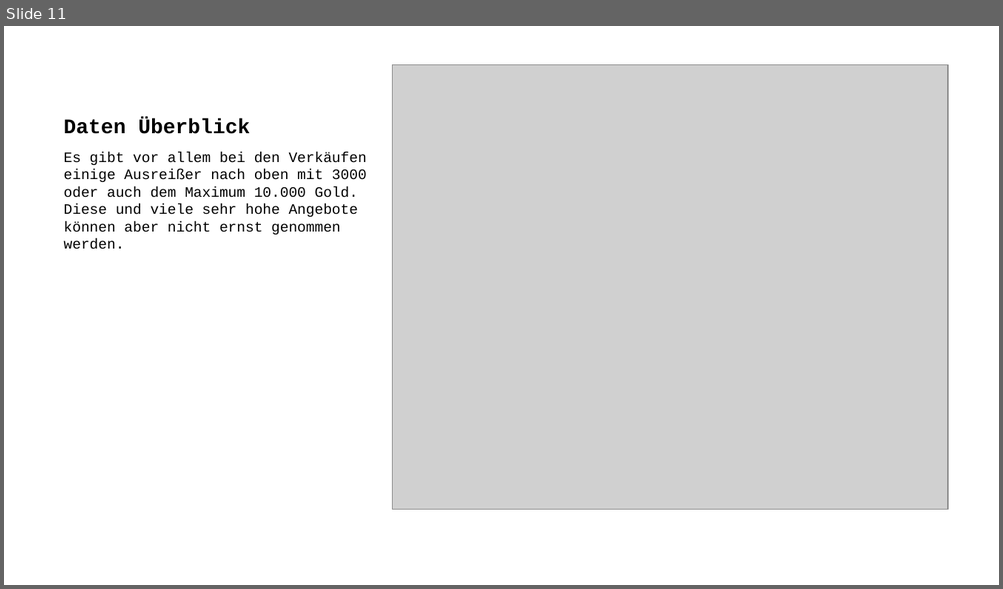
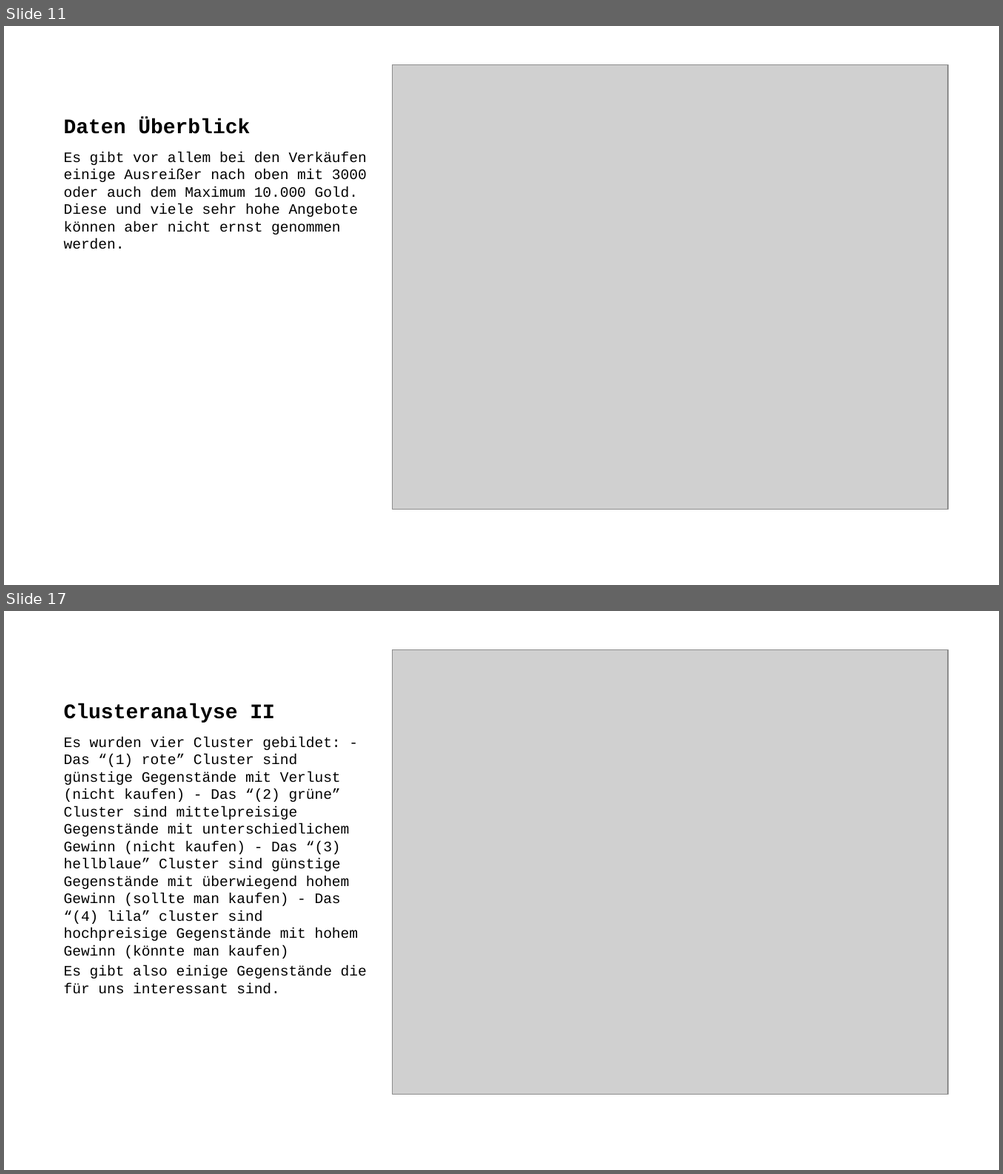
Before and after one commit to lz039/Gw2Trading, a slide deck: reports/presentation.pptx. Shown one above the other, each under a label of ours: slide 11 before the commit, slides 11 and 17 after it; the slides between them are not shown. The pictures are 1003x589 and 1003x1174 pixels, drawn with LibreOffice and Linux fonts; fonts in the diff are those of the drawing; grey boxes stand for pictures. Boxes give left, top, right and bottom in pixels: in the first picture for what was removed or moved away, otherwise in the second. Text is boxed around its words. In the diff, an @@ line names an element or a change of style, - is before the commit and + after.

```diff
--- a/reports/presentation.pptx
+++ b/reports/presentation.pptx
@@ slide 17 added at [4, 611, 999, 1170], background #FFFFFF @@
@@ picture added at [392, 649, 947, 1094] @@
@@ title added at [64, 704, 275, 723], 15 pt, text #000000, bold @@
+Clusteranalyse II
@@ text added at [64, 737, 367, 994], 10.5 pt, text #000000 @@
+Es wurden vier Cluster gebildet: - Das “(1) rote” Cluster sind günstige Gegenstände mit Verlust (nicht kaufen) - Das “(2) grüne” Cluster sind mittelpreisige Gegenstände mit unterschiedlichem Gewinn (nicht kaufen) - Das “(3) hellblaue” Cluster sind günstige Gegenstände mit überwiegend hohem Gewinn (sollte man kaufen) - Das “(4) lila” cluster sind hochpreisige Gegenstände mit hohem Gewinn (könnte man kaufen)
+Es gibt also einige Gegenstände die für uns interessant sind.
```
Also in this commit, not shown: 5 slides changed, 15 other slides added, 2 slides removed, 3 other files.
